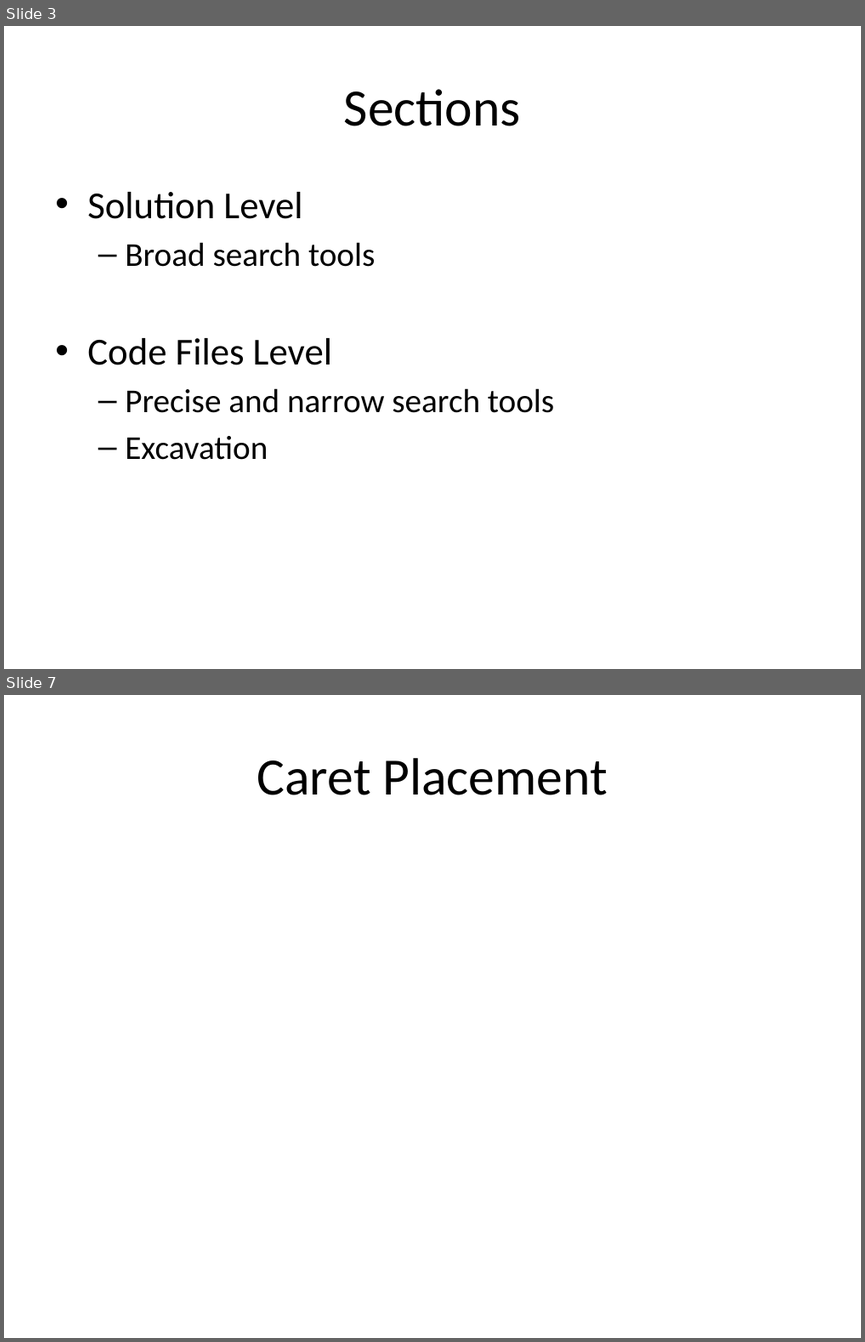
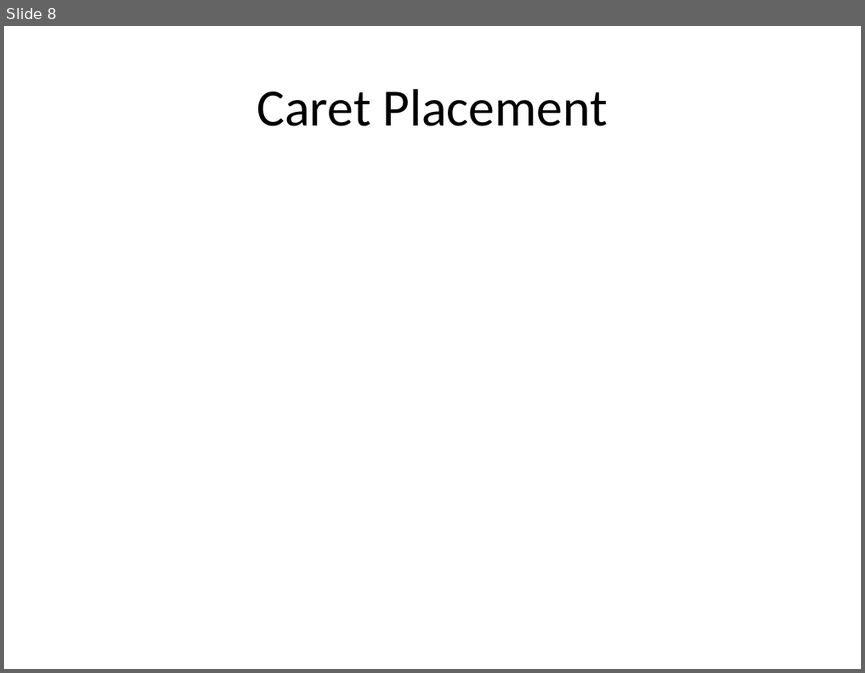
Before and after one commit to rasmuskl/ReSharperCourse, a slide deck: Presentations/2 - Exercises - ReSharper Course.pptx. Shown one above the other, each under a label of ours: slides 3 and 7 before the commit, slide 8 after it; the slides between them are not shown. The pictures are 865x1342 and 865x673 pixels, drawn with LibreOffice and Linux fonts; fonts in the diff are those of the drawing. Boxes give left, top, right and bottom in pixels: in the first picture for what was removed or moved away, otherwise in the second. Text is boxed around its words. In the diff, an @@ line names an element or a change of style, - is before the commit and + after.

```diff
--- a/Presentations/2 - Exercises - ReSharper Course.pptx
+++ b/Presentations/2 - Exercises - ReSharper Course.pptx
@@ slide 3 removed at box(4, 26, 861, 669), background #FFFFFF @@
@@ title removed at box(344, 89, 521, 126) @@
-Sections
@@ text removed at box(87, 192, 554, 460) @@
-• Solution Level
-  – Broad search tools
-• Code Files Level
-  – Precise and narrow search tools
-  – Excavation
@@ what was slide 7 is now slide 8 @@
```
Also in this commit, not shown: 2 slides changed, 5 slides added, 3 other slides removed, 2 other files.
